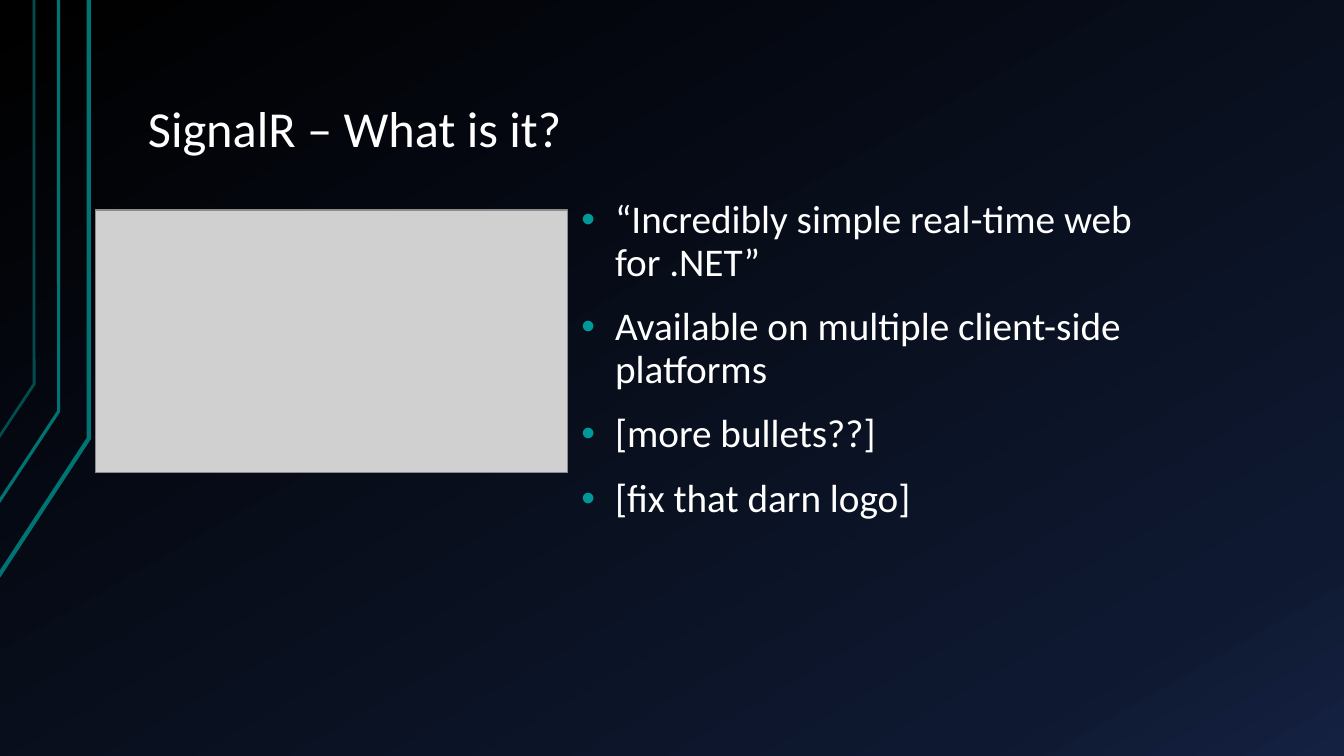
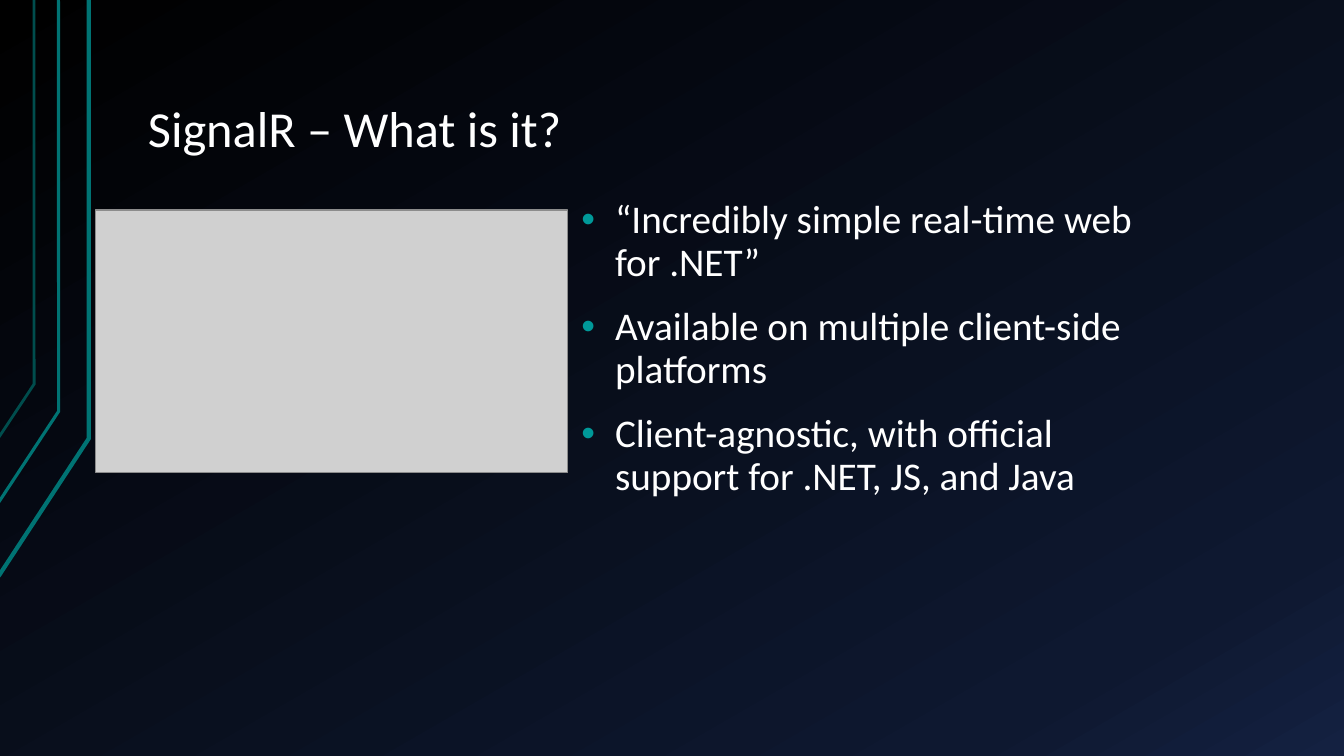
Before and after one commit to StachuDotNet/Guesstimate_talk, a slide deck: slide 8 of Assets/talk.pptx. Drawn at 1344x756 pixels with LibreOffice and Linux fonts; fonts in the diff are those of the drawing; grey boxes stand for pictures. Boxes give left, top, right and bottom in pixels: in the first picture for what was removed or moved away, otherwise in the second. Text is boxed around its words. In the diff, an @@ line names an element or a change of style, - is before the commit and + after.

```diff
--- a/Assets/talk.pptx
+++ b/Assets/talk.pptx
@@ text at box(615, 419, 1074, 497): text changed @@
-• [more bullets??]
-• [fix that darn logo]
+• Client-agnostic, with official support for .NET, JS, and Java
```
Also in this commit, not shown: 7 other slides changed, 2 slides added, 3 slides removed, 5 other files.
